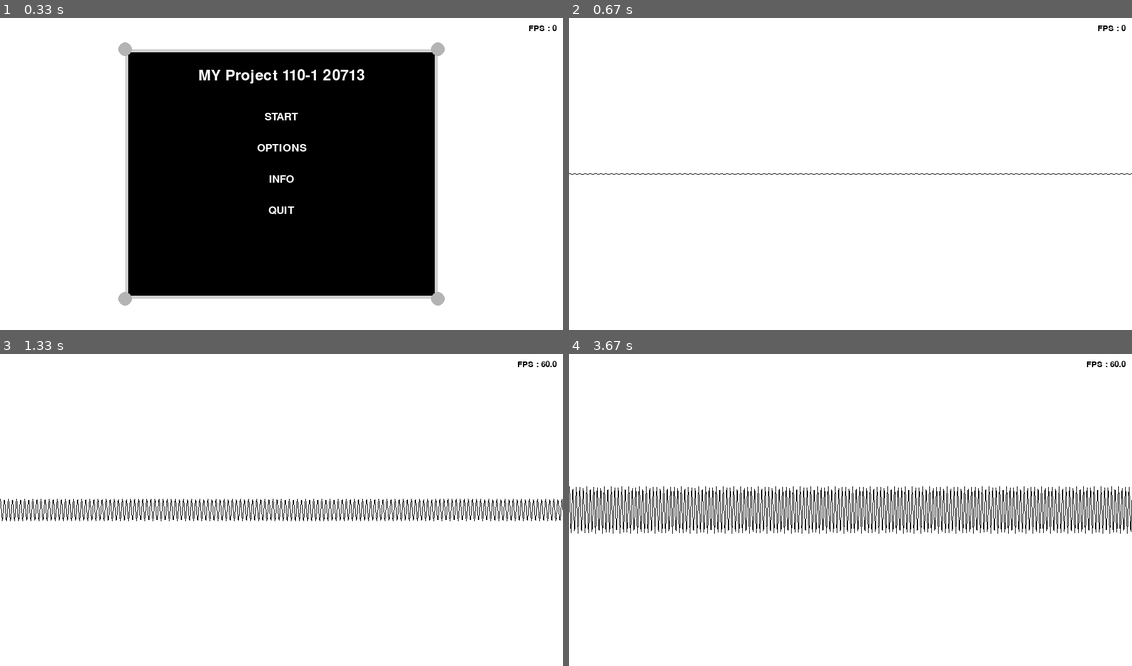
Above: before the commit, frames 1-4 (two rows, left to right).
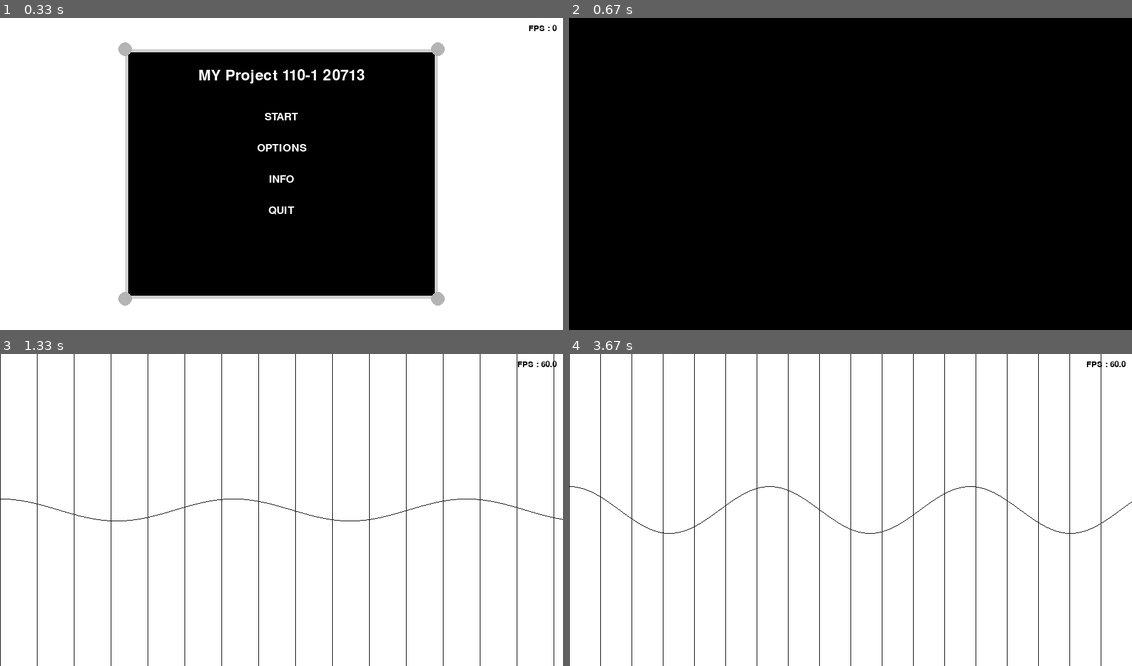
Above: after the commit, the same moments.

Repository: PGDR0130/PygameDrawingTrigonometric
Game: pygame game, started from DrawTrigonometric.py
Two runs of this game, one before a commit and one after it. Both use one fixed random seed, a clock stepped at 60 frames per second and the inputs below.
Inputs (mouse positions are in pixels of both pictures, inside the frame that each line leads up to):
- Up to frame 1 (0.33 s): no input
- Up to frame 2 (0.67 s): click "START" at 0.38 s
- Up to frame 3 (1.33 s): hold Right 0.67-1.13 s; move the mouse to (258, 522) at 0.7 s; hold Up from 1.17 s (still down)
- Up to frame 4 (3.67 s): release Up at 1.47 s; hold Right 1.5-1.97 s; hold Left 2-2.53 s; hold Down 2.57-2.87 s; hold Down 2.9-3.3 s; hold Up from 3.33 s (still down)

Frame 1 is identical in both runs. In frame 2, 100% of the frame differs, in the area x 0-100%, y 0-100%; in frame 3, 3.8%; in frame 4, 6.6%.

Commit message:
弧度部分之前弄錯了
改掉弧度較度部分，但是顯示PI的軸做不出來

Diff:
--- a/DrawTrigonometric.py
+++ b/DrawTrigonometric.py
@@ -11,7 +11,7 @@
 from pygame import gfxdraw
 
 
-#== Display Values ================================
+#==( Display Values )================================
 WIDTH, HEIGHT = 900,500
 # WIDTH, HEIGHT = 1920, 1080
 SCREEN = pygame.display.set_mode((WIDTH, HEIGHT))
@@ -21,7 +21,7 @@
 MENU_SECTION = 'MENU'
 
 
-#== Menu UI Values ================================
+#==( Menu UI Values )================================
 FPS_REFRESH_RATE = 1 #s
 
 CENTER_WIDTH, CENTER_HEIGHT =  WIDTH//2, HEIGHT//2
@@ -29,7 +29,7 @@
 
 GRAY ,YELLOW = (209, 209, 209), (255, 255, 0)
 
- #Corner circle
+#Corner circle
 CORNER_CIRCLE_COLOR = (180, 180, 180)
 MENU_CORNER_RADIUS = 11
 MENU_TITLE_FONT = pygame.font.SysFont('comicsans', 35)
@@ -41,10 +41,10 @@
 INFO_FONT = pygame.font.SysFont('comicsans', 25)
 
 
-#== Control Values ================================
+#==( Control Values )================================
 VEL, VEL_MUL = 125, 10
 
-#== User Settings =================================
+#==( User Settings )=================================
 SETTING_COLOR = (0, 200, 255)
 showXaxis = False
 renderFPS = 60
@@ -89,6 +89,7 @@
             self.renderFPS = FPS_SELECTIONS[self.Current_FPS]
 
     def changeThickness(self):
+        #loop through THICKNESS_SELECTIONS. Can be add more or less options in future
         if self.Current_Thickness < len(THICKNESS_SELECTIONS)-1 :
             self.Current_Thickness += 1
             self.lineThickness = THICKNESS_SELECTIONS[self.Current_Thickness]
@@ -120,19 +121,24 @@
         self.yunit = yunit
 
 
-    def cosGetCords(self):#xstart: int, xend: int, xaxis: int, xunit: int, yunit: int
-
+    def GetCords(self):#xstart: int, xend: int, xaxis: int, xunit: int, yunit: int
         result = []
+        piAxis = []
         for x in range(self.xstart, self.xend+1, 1):
+            #implement show y-axis if x == pi
+            #print(math.floor(self.xunit))
+            if x%math.floor(self.xunit) == 0:
+                piAxis.append(x)
+
             #calculate width(x) into angle to feed in cos() and get the height(y)
             #算出弧度後乘以180° (π = 180°)
-            angle = ((x*(1/self.xunit))/math.pi)*180
+            angle = (x/self.xunit)
             #get the height(y)
             y = math.cos(angle)*self.yunit
             #add it to the result list (x, y)
             result.append((x, self.xaxis-y))
 
-        return result
+        return result, piAxis
 
 
 
@@ -183,7 +189,7 @@
 
 
 #function for drawing every thing int the windows : fps, shpaes etc.
-def Draw_window(points, FPS, section):
+def Draw_window(points, piAxis, FPS, section):
 
     #fill background with white to cover up previous renender
     SCREEN.fill(WHITE)
@@ -204,6 +210,9 @@
         if Settings.showDrawPoints == True:
             for x, y in points:
                 pygame.gfxdraw.circle(SCREEN, int(x), int(y), 2, RED)
+        if True :
+            for x in piAxis:
+                pygame.draw.line(SCREEN, BLACK, (x, 0), (x, HEIGHT))
 
 
     #display FPS at the top right
@@ -252,7 +261,7 @@
 
         #options check boxes
 
-        #detecting mouse collion with the button hitbox
+        #detecting mouse will have collison with button hitbox
         MENU_BUTTON_HITBOX = [bt1, bt2, bt3, bt4]
         #get index to identify which botton it is (index, message)
         for i in enumerate(MENU_BUTTON_HITBOX):
@@ -347,7 +356,7 @@
     fps = 0
 
     cos = Coshape(0, WIDTH, HEIGHT//2, 1, 1)
-    cords = cos.cosGetCords()
+    cords, piAxis = cos.GetCords()
 
     pygame.event.post(pygame.event.Event(Value_update))
 
@@ -363,7 +372,8 @@
             if event.type == Value_update:
                 if CURRENT_SECTION == 'Draw':
                     #get list of coordinates for the shape
-                    cords = cos.cosGetCords()
+                    print(piAxis)
+                    cords, piAxis = cos.GetCords()
 
             if event.type == QUIT_CALL :
                 print('HELLO')
@@ -383,7 +393,7 @@
             last_time = time.time()
 
         #pass all value that needs to be drawn
-        Draw_window(cords, fps, CURRENT_SECTION)
+        Draw_window(cords, piAxis, fps, CURRENT_SECTION)
 
         #update the display every drawing needs to be done above update
         pygame.display.update()
